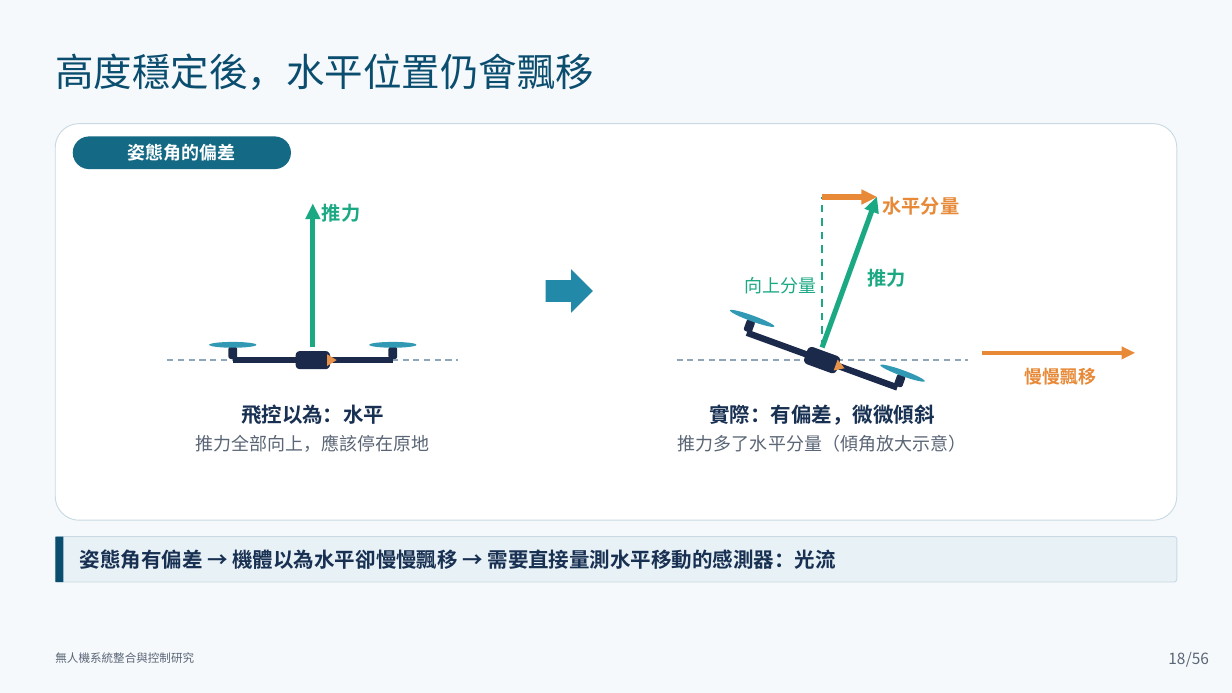
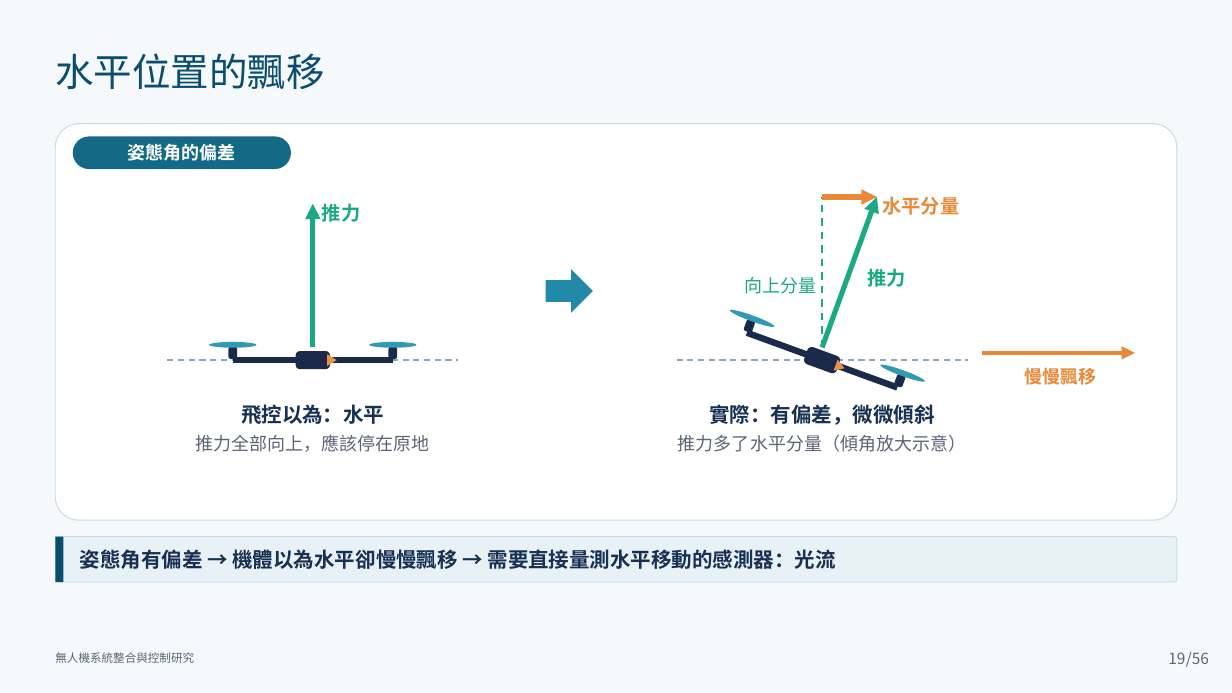
Before and after one commit to lingken1028/-, a slide deck: slide 19 of 無人機系統整合與控制研究_口試簡報 (2).pptx (slide 18 before the commit). Drawn at 1232x693 pixels with LibreOffice and Linux fonts; fonts in the diff are those of the drawing. Boxes give left, top, right and bottom in pixels: in the first picture for what was removed or moved away, otherwise in the second. Text is boxed around its words. In the diff, an @@ line names an element or a change of style, - is before the commit and + after.

```diff
--- a/無人機系統整合與控制研究_口試簡報 (2).pptx
+++ b/無人機系統整合與控制研究_口試簡報 (2).pptx
@@ text at bbox=[55, 53, 324, 89]: text changed @@
-高度穩定後，水平位置仍會飄移
+水平位置的飄移
@@ page number at bbox=[1168, 652, 1185, 664]: text changed @@
-18
+19
```
Also in this commit, not shown: 25 other slides changed, 2 slides added.
